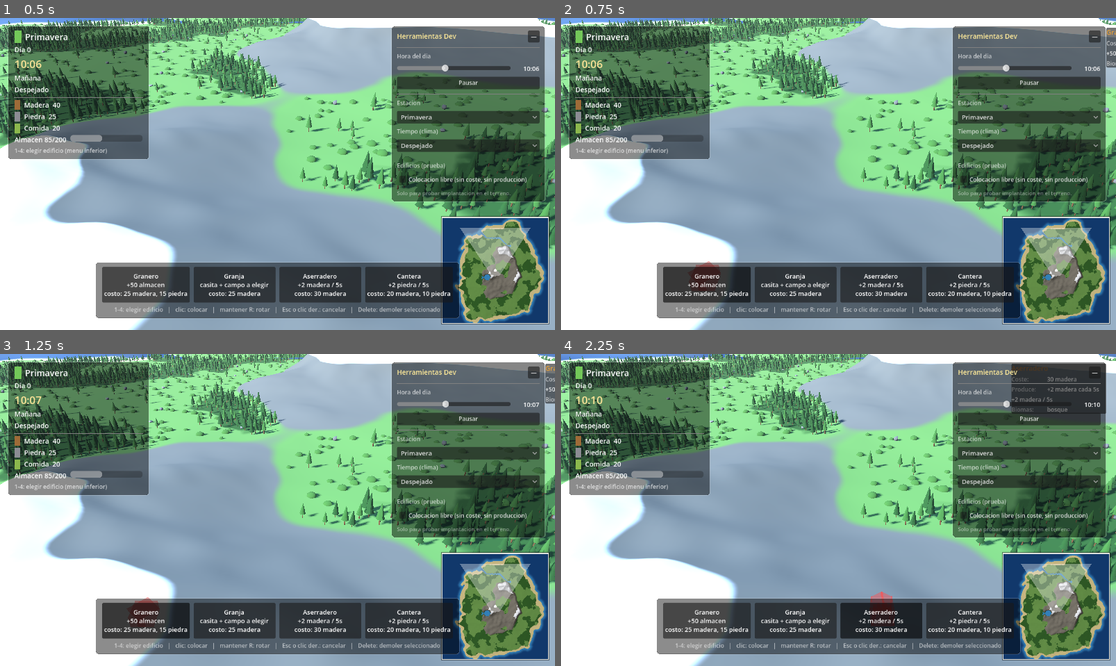
Above: before the commit, frames 1-4 (two rows, left to right).
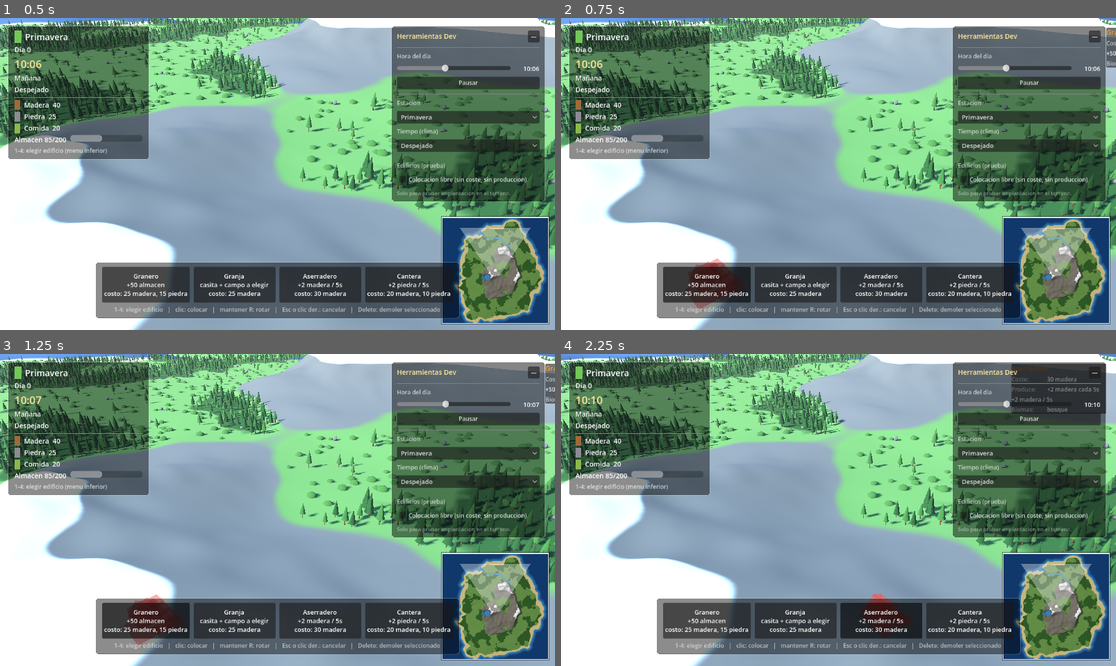
Above: after the commit, the same moments.

Repository: Juanlucg/AgeOfTowns3D
Game: Godot game, scene res://scenes/Main.tscn
The game is run twice, just before and just after one commit, with the same random seed, the same clock (stepped at 60 frames per second) and the same inputs.
Inputs:
- Up to frame 1 (0.5 s): no input
- Up to frame 2 (0.75 s): click "Granero +50 almacen costo: 25…" at 0.5 s
- Up to frame 3 (1.25 s): no input
- Up to frame 4 (2.25 s): click "Granja casita + campo a elegi…" at 1.25 s; click "Aserradero +2 madera / 5s cos…" at 2 s

Frame 1 is identical in both runs. In frame 2, 0.3% of the frame differs, in the area x 23-32%, y 77-94%; in frame 3, 0.3%; in frame 4, less than 0.1%.

Commit message:
Fix: la cimentacion se dibujaba al doble de coordenadas
_make_foundation() devolvia la losa y los pilares en coordenadas absolutas
del mundo, pero el nodo se colgaba de un padre ya trasladado a esa misma
posicion. Un edificio en (150,150) plantaba su cimentacion en (300,300).
Verificado en headless: max|x| pasa de 150.750 a 0.750 para un edificio
colocado en (150,150).

Ademas la cimentacion giraba con el yaw del edificio, cuando sus pilares se
muestrean en una rejilla alineada con los ejes del mundo. Ahora el nodo raiz
no rota y solo gira el cuerpo.

BuildingMeshes.build() pasa a recibir StringName: los dos llamantes le
pasaban tipos distintos (StringName en select(), String en _place()).

Diff:
--- a/scripts/BuildingMeshes.gd
+++ b/scripts/BuildingMeshes.gd
@@ -12,12 +12,15 @@
 
 
 # `mat` es el material a aplicar; si es null, se usa el color solido del tipo.
-static func build(type: String, mat: Material) -> Node3D:
+# El tipo es el mismo StringName que usa [BuildingDef.id] (antes esta funcion
+# recibia String y los dos llamantes pasaban tipos distintos).
+static func build(type: StringName, mat: Material) -> Node3D:
 	match type:
-		"granero": return granary(mat)
-		"granja": return farm(mat)
-		"aserradero": return sawmill(mat)
-		"cantera": return quarry(mat)
+		&"granero": return granary(mat)
+		&"granja": return farm(mat)
+		&"aserradero": return sawmill(mat)
+		&"cantera": return quarry(mat)
+	push_warning("BuildingMeshes.build: tipo desconocido '%s'" % type)
 	return Node3D.new()
 
 
--- a/scripts/Buildings.gd
+++ b/scripts/Buildings.gd
@@ -372,7 +372,8 @@
 	var d := get_def(_pending)
 	var base_h := _base_height(ground, d.footprint)
 	_ghost.position = Vector3(ground.x, base_h, ground.y)
-	_ghost.rotation = Vector3(0.0, deg_to_rad(_yaw), 0.0)
+	# Solo gira el cuerpo: la cimentacion se muestrea alineada con el mundo.
+	_ghost_building.rotation = Vector3(0.0, deg_to_rad(_yaw), 0.0)
 	for c in _ghost_foundation.get_children():
 		_ghost_foundation.remove_child(c)
 		c.queue_free()
@@ -498,9 +499,13 @@
 		Economy.granary_count += 1
 		Economy.changed.emit()
 	var base_h := _base_height(ground, d.footprint)
-	var node := BuildingMeshes.build(String(_pending), null)
-	node.rotation = Vector3(0.0, deg_to_rad(_yaw), 0.0)
+	# Raiz sin rotar apoyada en el punto de apoyo: el cuerpo gira con el yaw,
+	# la cimentacion no (sus pilares siguen la rejilla del terreno).
+	var node := Node3D.new()
 	node.position = Vector3(ground.x, base_h, ground.y)
+	var body := BuildingMeshes.build(_pending, null)
+	body.rotation = Vector3(0.0, deg_to_rad(_yaw), 0.0)
+	node.add_child(body)
 	node.add_child(_make_foundation(ground, d.footprint, base_h, null))
 	add_child(node)
 	var rec := BuildingRecord.new(_pending, ground, _yaw, node, dev_free_build)
@@ -682,6 +687,16 @@
 
 # Losa de piedra bajo el edificio y, donde el terreno baja, pilares/pared de
 # piedras que rellenan hasta el suelo real.
+#
+# IMPORTANTE: devuelve geometria en espacio LOCAL, relativa al origen del
+# edificio (pos.x, base_h, pos.y). `pos` y `base_h` solo se usan para muestrear
+# el terreno, nunca para posicionar. Antes se devolvian coordenadas absolutas
+# y el nodo se colgaba de un padre ya trasladado a esa misma posicion, asi que
+# la cimentacion acababa dibujada al doble de coordenadas (un edificio en
+# 150,150 plantaba su losa en 300,300).
+#
+# El nodo devuelto NO debe rotarse con el edificio: los pilares se muestrean
+# en una rejilla alineada con los ejes del mundo.
 func _make_foundation(pos: Vector2, footprint: float, base_h: float, mat: Material) -> Node3D:
 	var n := Node3D.new()
 	var stone := mat if mat != null else BuildingMeshes._mat(STONE_COLOR)
@@ -690,7 +705,7 @@
 	sm.size = Vector3(footprint + 0.5, 0.3, footprint + 0.5)
 	slab.mesh = sm
 	slab.material_override = stone
-	slab.position = Vector3(pos.x, base_h - 0.15, pos.y)
+	slab.position = Vector3(0.0, -0.15, 0.0)
 	n.add_child(slab)
 	var step := 0.5
 	var half := footprint * 0.5 + 0.25
@@ -706,7 +721,7 @@
 				cm.size = Vector3(step * 1.05, dh, step * 1.05)
 				col.mesh = cm
 				col.material_override = stone
-				col.position = Vector3(pos.x + x, h + dh * 0.5 + 0.05, pos.y + y)
+				col.position = Vector3(x, h - base_h + dh * 0.5 + 0.05, y)
 				n.add_child(col)
 			x += step
 		y += step
